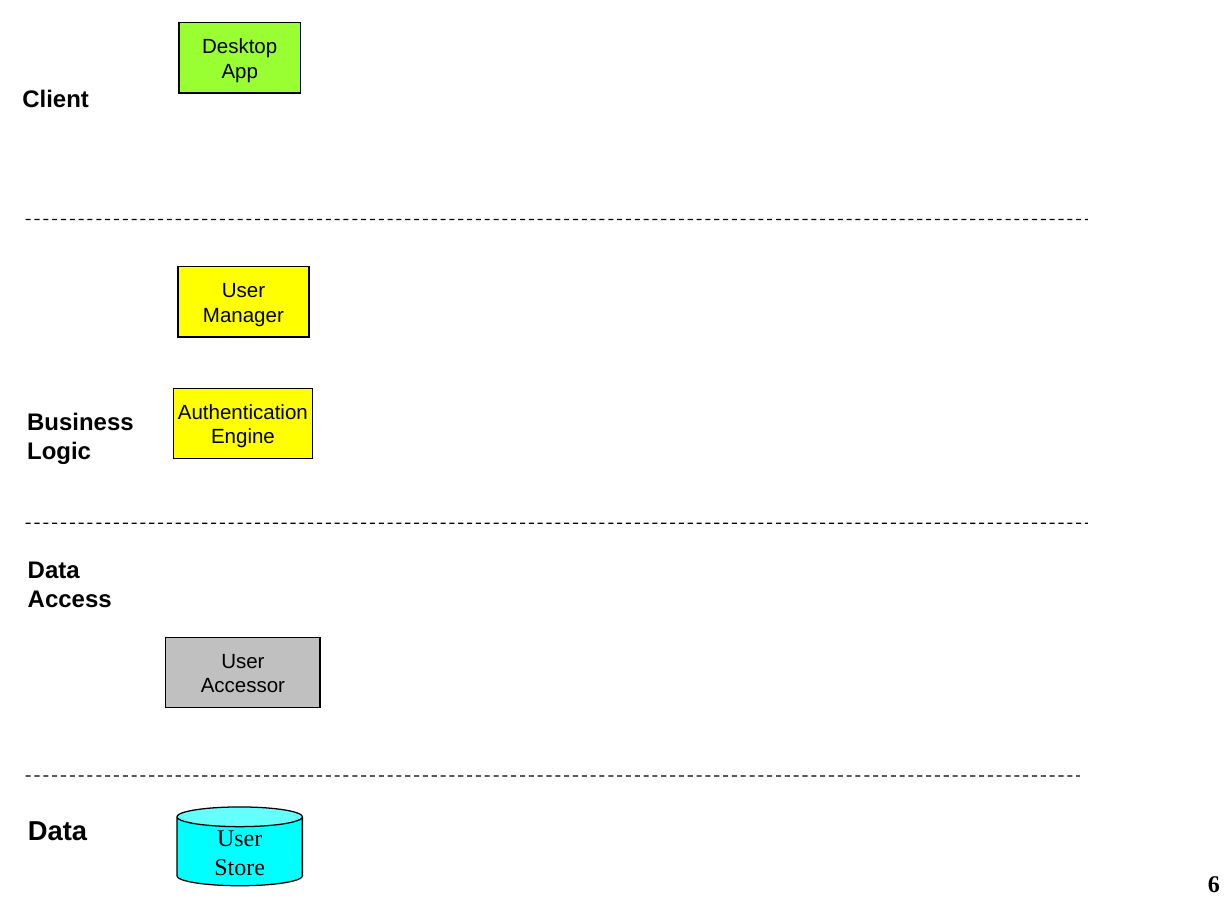
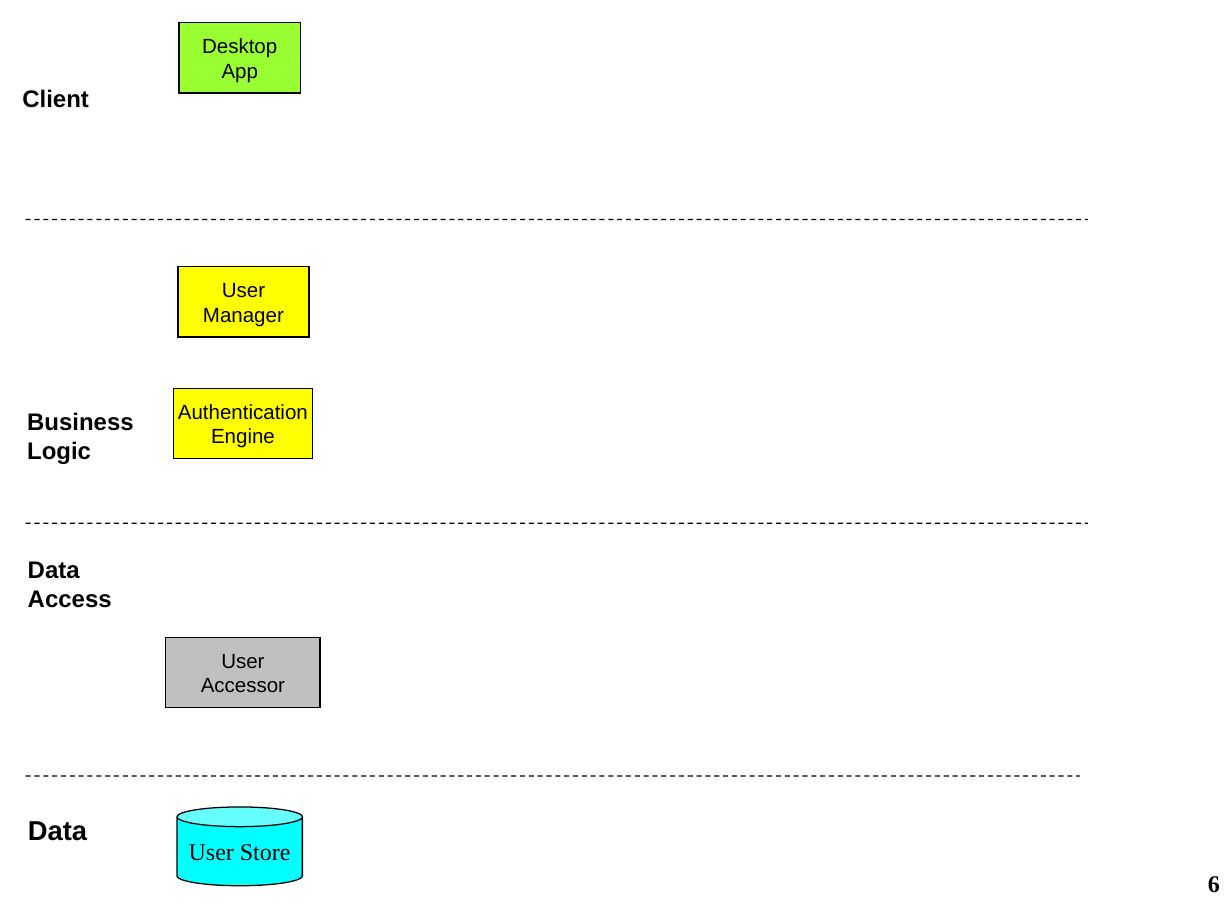
Before and after one commit to jkudirka/testing, a slide deck: slide 6 of UserManagement/User Management.ppt. Drawn at 1232x924 pixels with LibreOffice and Linux fonts; fonts in the diff are those of the drawing. Boxes give left, top, right and bottom in pixels: in the first picture for what was removed or moved away, otherwise in the second. Text is boxed around its words. In the diff, an @@ line names an element or a change of style, - is before the commit and + after.

```diff
--- a/UserManagement/User Management.ppt
+++ b/UserManagement/User Management.ppt
@@ text in cylinder at [189,844,291,861]: text changed @@
-User
-Store
+User Store
```
Also in this commit, not shown: 8 other slides changed, 7 other files.
